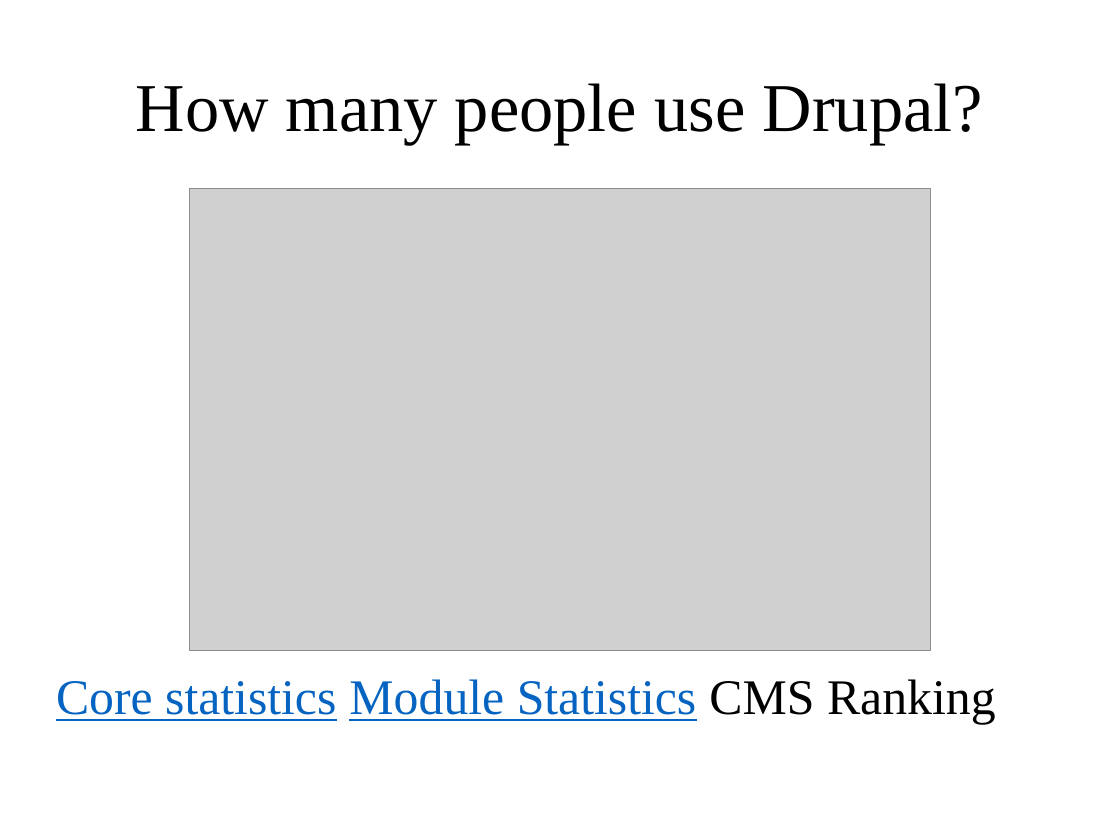
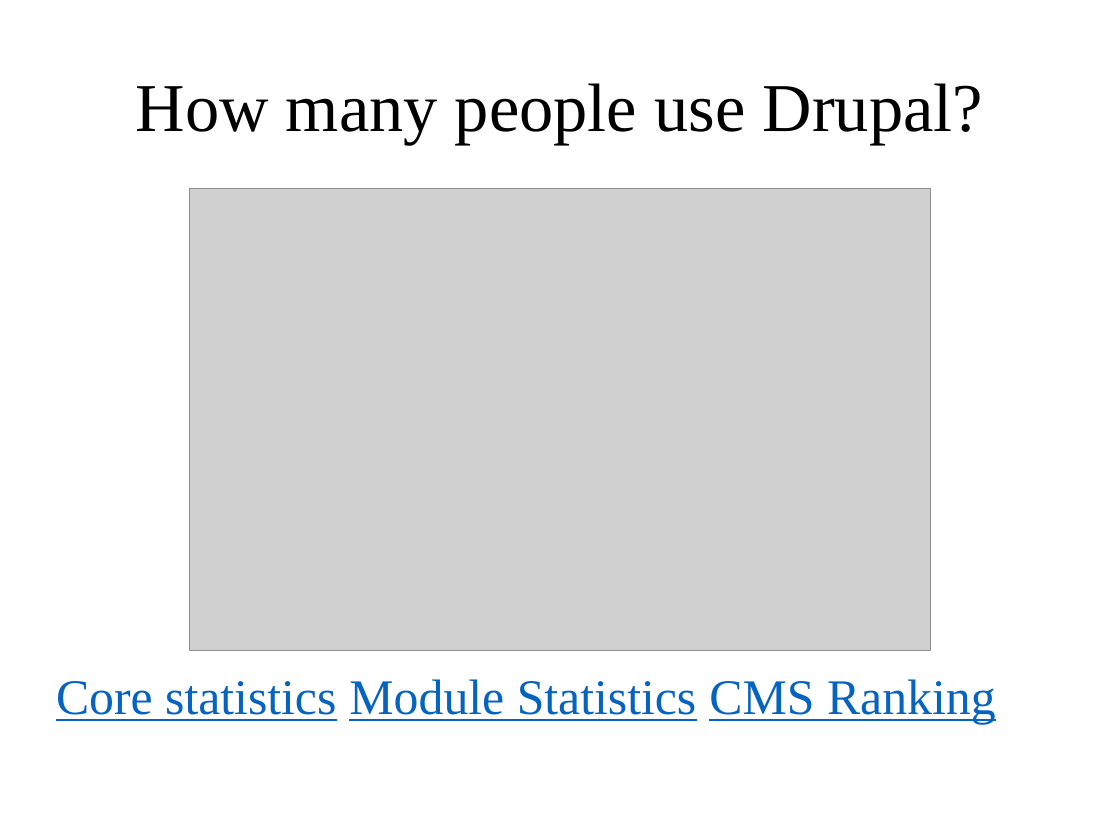
Before and after one commit to mariomc/drupal-overview, a slide deck: slide 4 of Drupal.pptx. Drawn at 1120x840 pixels with LibreOffice and Linux fonts; fonts in the diff are those of the drawing; grey boxes stand for pictures; background and template pictures are left out. Boxes give left, top, right and bottom in pixels: in the first picture for what was removed or moved away, otherwise in the second. Text is boxed around its words. In the diff, an @@ line names an element or a change of style, - is before the commit and + after.

Commit message:
cms ranking

```diff
--- a/Drupal.pptx
+++ b/Drupal.pptx
@@ text "Core statistics Module Statistics CMS ..." at [56, 679, 996, 724]: text colour #000000 to #0563C1, underline on in "CMS Ranking" @@
```
